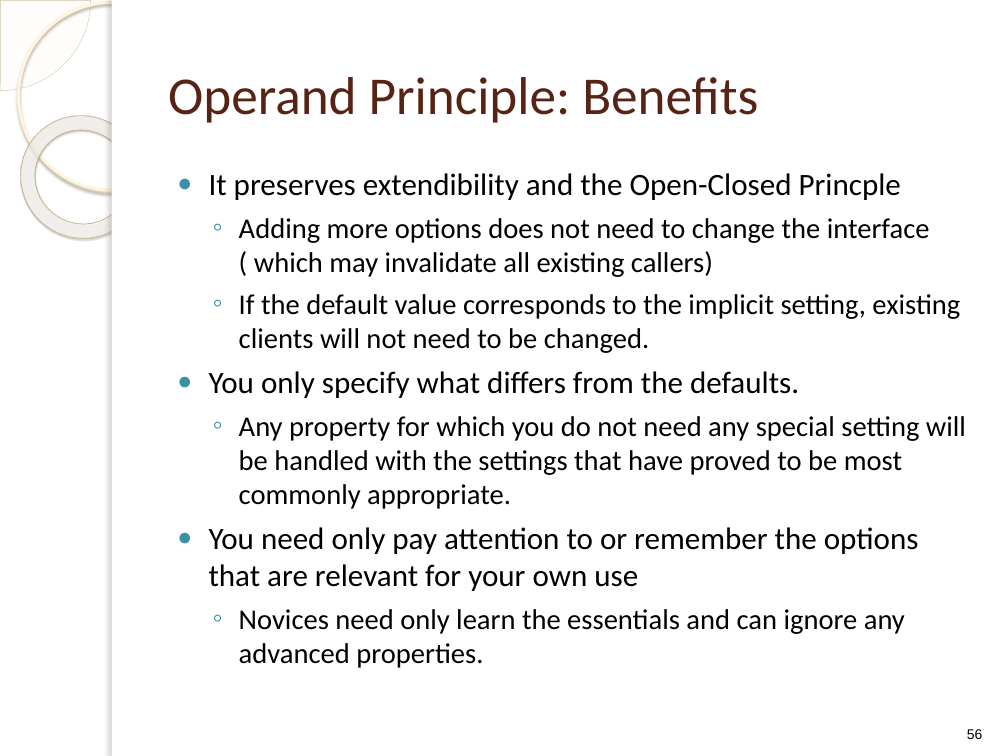
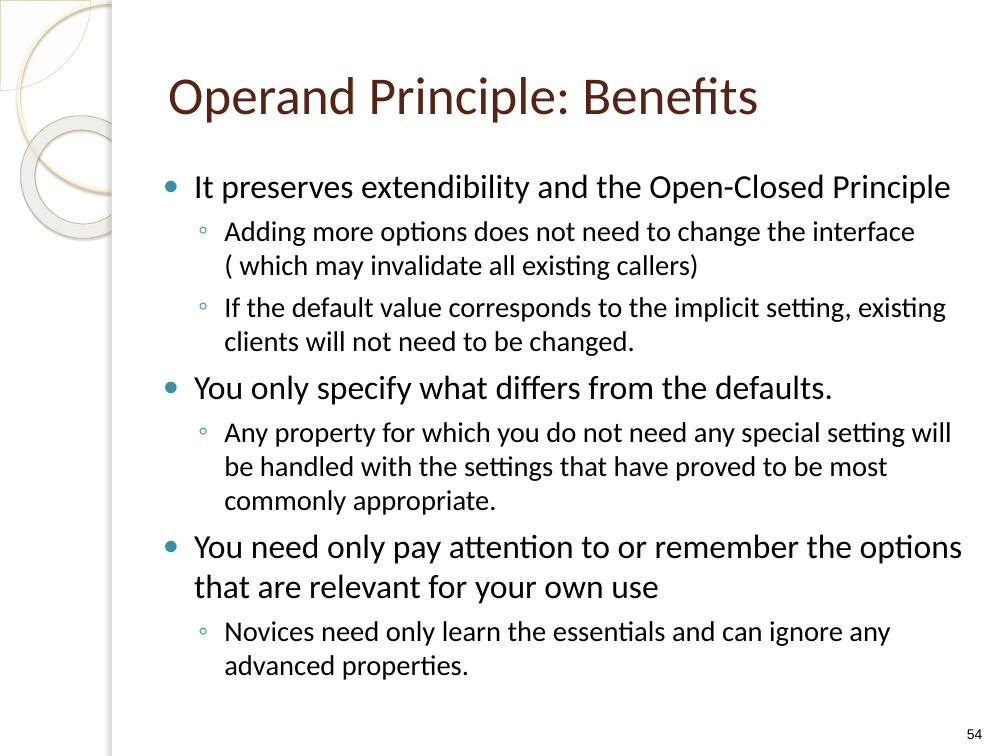
Before and after one commit to f1lm/MS-2014-Boise-State-University, a slide deck: slide 54 of Advance Software Engineering/Lecture Notes/ClassDesign.pptx (slide 56 before the commit). Drawn at 1008x756 pixels with LibreOffice and Linux fonts; fonts in the diff are those of the drawing; background and template pictures are left out. Boxes give left, top, right and bottom in pixels: in the first picture for what was removed or moved away, otherwise in the second. Text is boxed around its words. In the diff, an @@ line names an element or a change of style, - is before the commit and + after.

```diff
--- a/Advance Software Engineering/Lecture Notes/ClassDesign.pptx
+++ b/Advance Software Engineering/Lecture Notes/ClassDesign.pptx
@@ text "It preserves extendibility and the ..." moved from (x1=209, y1=173, x2=966, y2=668) to (x1=194, y1=174, x2=962, y2=680) @@
@@ text at (x1=194, y1=174, x2=950, y2=204): text changed; size 22.2 to 24.1 pt @@
-● It preserves extendibility and the Open-Closed Princple
+● It preserves extendibility and the Open-Closed Principle
@@ text at (x1=194, y1=375, x2=962, y2=604): size 22.2 to 24.1 pt in "You only specify what differs from the ...", "You need only pay attention to or ..." @@
@@ page number at (x1=967, y1=729, x2=983, y2=739): text changed @@
-56
+54
```
Also in this commit, not shown: 15 other slides changed, 2 slides removed.
